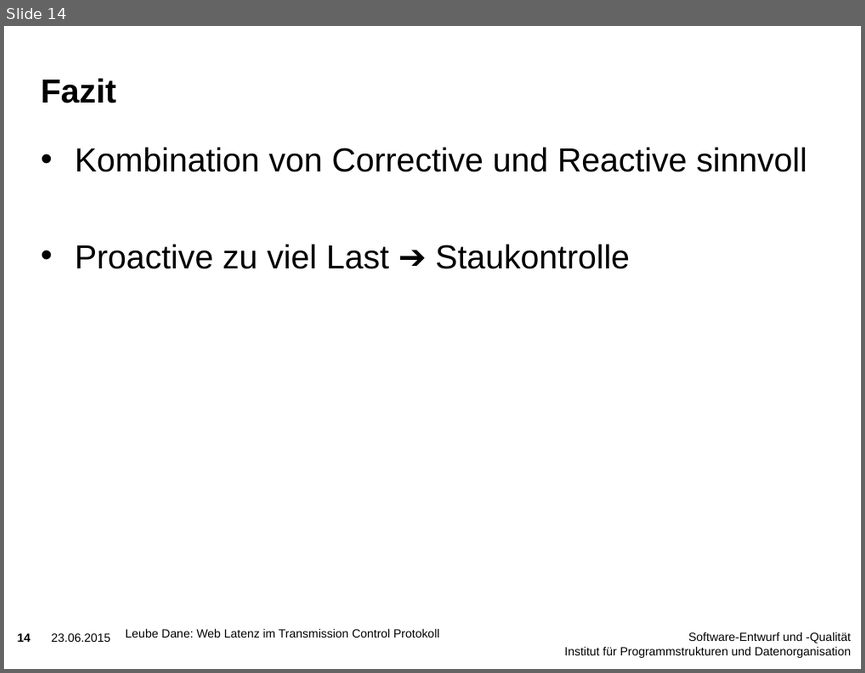
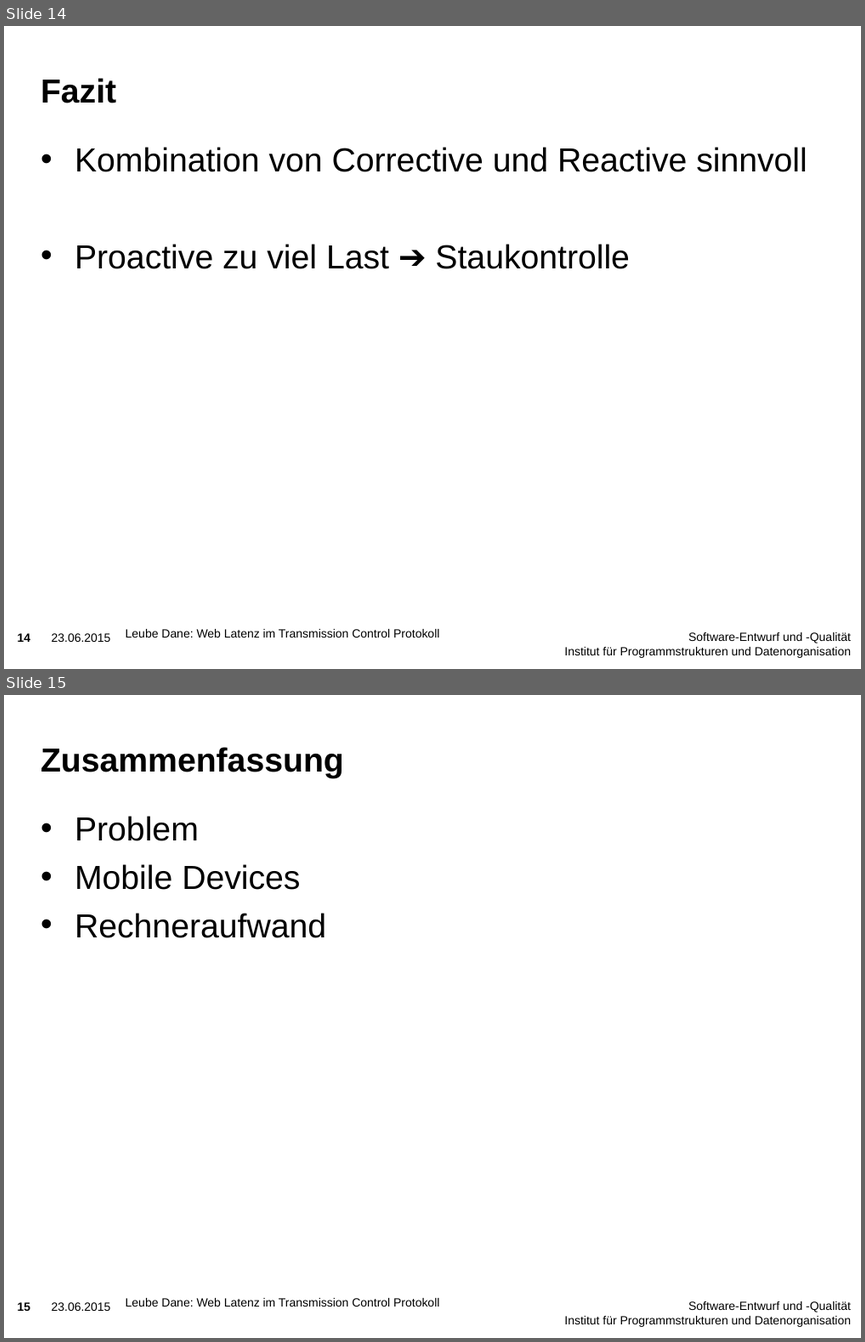
Before and after one commit to holzleube/hotTopics, a slide deck: Vortrag/Vortrag.pptx. Shown one above the other, each under a label of ours: slide 14 before the commit, slides 14 and 15 after it. The pictures are 865x673 and 865x1342 pixels, drawn with LibreOffice and Linux fonts; fonts in the diff are those of the drawing; background and template pictures are left out. Boxes give left, top, right and bottom in pixels: in the first picture for what was removed or moved away, otherwise in the second. Text is boxed around its words. In the diff, an @@ line names an element or a change of style, - is before the commit and + after.

```diff
--- a/Vortrag/Vortrag.pptx
+++ b/Vortrag/Vortrag.pptx
@@ slide 15 added at [4, 695, 861, 1338], background picture (left out); not listed: 3 template elements that a slide beside it also shows @@
@@ title added at [41, 747, 344, 778], 28 pt, text #000000, bold @@
+Zusammenfassung
@@ text added at [75, 816, 326, 938], 28 pt, text #000000 @@
+• Problem
+• Mobile Devices
+• Rechneraufwand
@@ text added at [126, 1298, 439, 1306], 10 pt, text #000000 @@
+Leube Dane: Web Latenz im Transmission Control Protokoll
```
Also in this commit, not shown: 2 slides changed, 2 other files.
